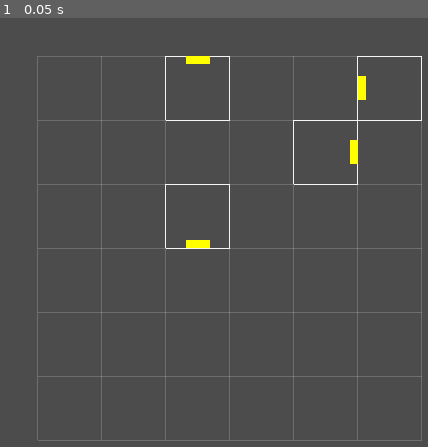
Above: before the commit, frame 1.
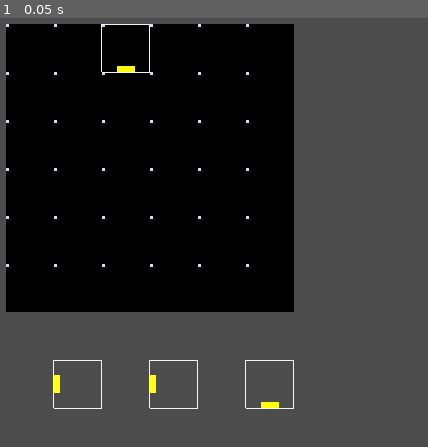
Above: after the commit, the same moment.

Repository: skarnl/godot--gwj33
Game: Godot game, scene res://game/game.tscn
Same seed, same stepped clock (60 frames per second), same inputs: the game is played once before the commit and once after it.
Inputs:
- Up to frame 1 (0.05 s): no input

The runs differ from the first frame. In frame 1, 47% of the frame differs, in the area x 1-99%, y 1-99%.

Commit message:
Setup sprites, inheritance and simple grid and rooms

Diff:
--- a/entities/room.gd
+++ b/entities/base_room.gd
@@ -28,8 +28,6 @@
 
 	doors.append(options.pop_front())
 
-	print(doors)
-
 func _draw() -> void:
 	draw_rect(Rect2(0.0, 0.0, 16.0, 16.0), Color.whitesmoke, false)
 
--- /dev/null
+++ b/entities/base_room.tscn
@@ -0,0 +1,15 @@
+[gd_scene load_steps=3 format=2]
+
+[ext_resource path="res://entities/base_room.gd" type="Script" id=1]
+
+[sub_resource type="RectangleShape2D" id=1]
+extents = Vector2( 8, 8 )
+
+[node name="BaseRoom" type="Node2D"]
+script = ExtResource( 1 )
+
+[node name="Area2D" type="Area2D" parent="."]
+
+[node name="CollisionShape2D" type="CollisionShape2D" parent="Area2D"]
+position = Vector2( 8, 8 )
+shape = SubResource( 1 )
--- /dev/null
+++ b/entities/grid/dropzone.tscn
@@ -0,0 +1,16 @@
+[gd_scene load_steps=3 format=2]
+
+[ext_resource path="res://assets/images/grid/corner-dot.png" type="Texture" id=1]
+
+[sub_resource type="RectangleShape2D" id=1]
+extents = Vector2( 8, 8 )
+
+[node name="DropZone" type="Area2D"]
+
+[node name="CollisionShape2D" type="CollisionShape2D" parent="."]
+position = Vector2( 8, 8 )
+shape = SubResource( 1 )
+
+[node name="Sprite" type="Sprite" parent="."]
+texture = ExtResource( 1 )
+centered = false
--- a/entities/room.tscn
+++ b/entities/room.tscn
@@ -1,6 +1,5 @@
 [gd_scene load_steps=2 format=2]
 
-[ext_resource path="res://entities/room.gd" type="Script" id=1]
+[ext_resource path="res://entities/base_room.tscn" type="PackedScene" id=1]
 
-[node name="Room" type="Node2D"]
-script = ExtResource( 1 )
+[node name="Room" instance=ExtResource( 1 )]
--- /dev/null
+++ b/entities/start_room.gd
@@ -0,0 +1,5 @@
+extends 'res://entities/base_room.gd'
+
+# Overwrite to enforce only the bottom door
+func _make_random_doors():
+	doors = [BOTTOM]
--- /dev/null
+++ b/entities/start_room.tscn
@@ -0,0 +1,7 @@
+[gd_scene load_steps=3 format=2]
+
+[ext_resource path="res://entities/start_room.gd" type="Script" id=1]
+[ext_resource path="res://entities/base_room.tscn" type="PackedScene" id=2]
+
+[node name="StartRoom" instance=ExtResource( 2 )]
+script = ExtResource( 1 )
--- /dev/null
+++ b/entities/supply.gd
@@ -0,0 +1,7 @@
+extends Node2D
+
+var RoomInstance = preload('res://entities/room.tscn')
+
+# Called when the node enters the scene tree for the first time.
+func _ready() -> void:
+	pass # Replace with function body.
--- /dev/null
+++ b/entities/supply.tscn
@@ -0,0 +1,14 @@
+[gd_scene load_steps=2 format=2]
+
+[ext_resource path="res://entities/base_room.tscn" type="PackedScene" id=1]
+
+
+[node name="Supply" type="Node2D"]
+
+[node name="Room" parent="." instance=ExtResource( 1 )]
+
+[node name="Room2" parent="." instance=ExtResource( 1 )]
+position = Vector2( 32, 0 )
+
+[node name="Room3" parent="." instance=ExtResource( 1 )]
+position = Vector2( 64, 0 )
--- /dev/null
+++ b/game/dungeon_grid.gd
@@ -0,0 +1,23 @@
+extends Node2D
+
+export (int) var columns = 6
+export (int) var rows = 6
+
+onready var drop_zones = $DropZones
+
+var DropZoneInstance = preload('res://entities/grid/dropzone.tscn')
+
+var cell_size = 16.0
+
+var zones = []
+
+func _ready() -> void:
+	_fill_grid()
+
+
+func _fill_grid() -> void:
+	for c in columns:
+		for r in rows:
+			var d = DropZoneInstance.instance()
+			d.position = Vector2(c * cell_size, r * cell_size)
+			drop_zones.add_child(d)
--- a/game/game.tscn
+++ b/game/game.tscn
@@ -1,26 +1,23 @@
-[gd_scene load_steps=4 format=2]
+[gd_scene load_steps=6 format=2]
 
-[ext_resource path="res://game/grid_lines.gd" type="Script" id=1]
 [ext_resource path="res://game/game.gd" type="Script" id=2]
-[ext_resource path="res://entities/room.tscn" type="PackedScene" id=3]
+[ext_resource path="res://game/dungeon_grid.gd" type="Script" id=3]
+[ext_resource path="res://entities/supply.tscn" type="PackedScene" id=4]
+[ext_resource path="res://entities/supply.gd" type="Script" id=5]
+[ext_resource path="res://entities/start_room.tscn" type="PackedScene" id=6]
 
 [node name="Game" type="Node2D"]
 script = ExtResource( 2 )
 
 [node name="DungeonGrid" type="Node2D" parent="."]
+script = ExtResource( 3 )
 
-[node name="GridLines" type="Node2D" parent="DungeonGrid"]
+[node name="DropZones" type="Node2D" parent="DungeonGrid"]
 position = Vector2( 32, 32 )
-script = ExtResource( 1 )
 
-[node name="Room" parent="DungeonGrid" instance=ExtResource( 3 )]
+[node name="StartRoom" parent="DungeonGrid" instance=ExtResource( 6 )]
 position = Vector2( 64, 32 )
 
-[node name="Room2" parent="DungeonGrid" instance=ExtResource( 3 )]
-position = Vector2( 64, 64 )
-
-[node name="Room3" parent="DungeonGrid" instance=ExtResource( 3 )]
-position = Vector2( 112, 32 )
-
-[node name="Room4" parent="DungeonGrid" instance=ExtResource( 3 )]
-position = Vector2( 96, 48 )
+[node name="Supply" parent="." instance=ExtResource( 4 )]
+position = Vector2( 48, 144 )
+script = ExtResource( 5 )
--- a/game/grid_lines.gd
+++ b/game/grid_lines.gd
@@ -6,11 +6,13 @@
 var grid_color = Color.gray
 
 func _ready() -> void:
-	self_modulate = Color(1.0, 1.0, 1.0, 0.3)
+#	self_modulate = Color(1.0, 1.0, 1.0, 0.3)
+	pass
+
 
 func _draw() -> void:
-	for c in cols + 1:
-		draw_line(Vector2(0.0, c * cell_size), Vector2(rows * cell_size, c * cell_size), grid_color)
+	var points = []
 
-	for r in rows + 1:
-		draw_line(Vector2(r * cell_size, 0.0), Vector2(r * cell_size, cols * cell_size), grid_color)
+	for c in cols:
+		for r in rows:
+			draw_primitive([Vector2(c * cell_size, r * cell_size)], [grid_color], [])
--- a/project.godot
+++ b/project.godot
@@ -26,10 +26,10 @@
 
 [display]
 
-window/size/width=192
-window/size/height=192
-window/size/test_width=1152
-window/size/test_height=1152
+window/size/width=256
+window/size/height=256
+window/size/test_width=1024
+window/size/test_height=1024
 window/stretch/mode="2d"
 window/stretch/aspect="keep"
 
Binary file added: assets/images/grid/corner-dot.aseprite
Binary file added: assets/images/grid/corner-dot.png
Not shown, added: assets/images/grid/corner-dot.png.import
Binary file added: assets/images/grid/room.aseprite
Binary file added: assets/images/grid/room.png
Not shown, added: assets/images/grid/room.png.import
Binary file added: assets/images/grid/start-room.aseprite
Binary file added: assets/images/grid/start-room.png
Not shown, added: assets/images/grid/start-room.png.import
Binary file added: dungeon-master.aseprite
